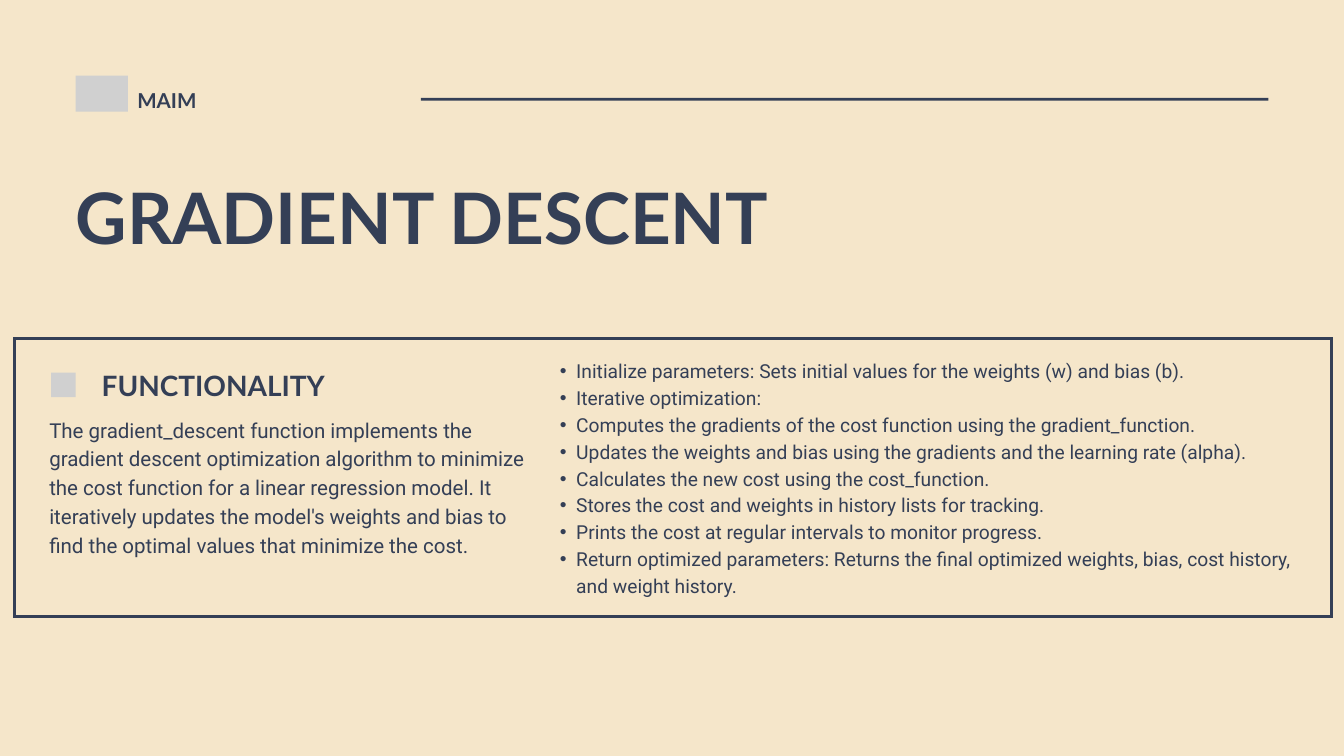
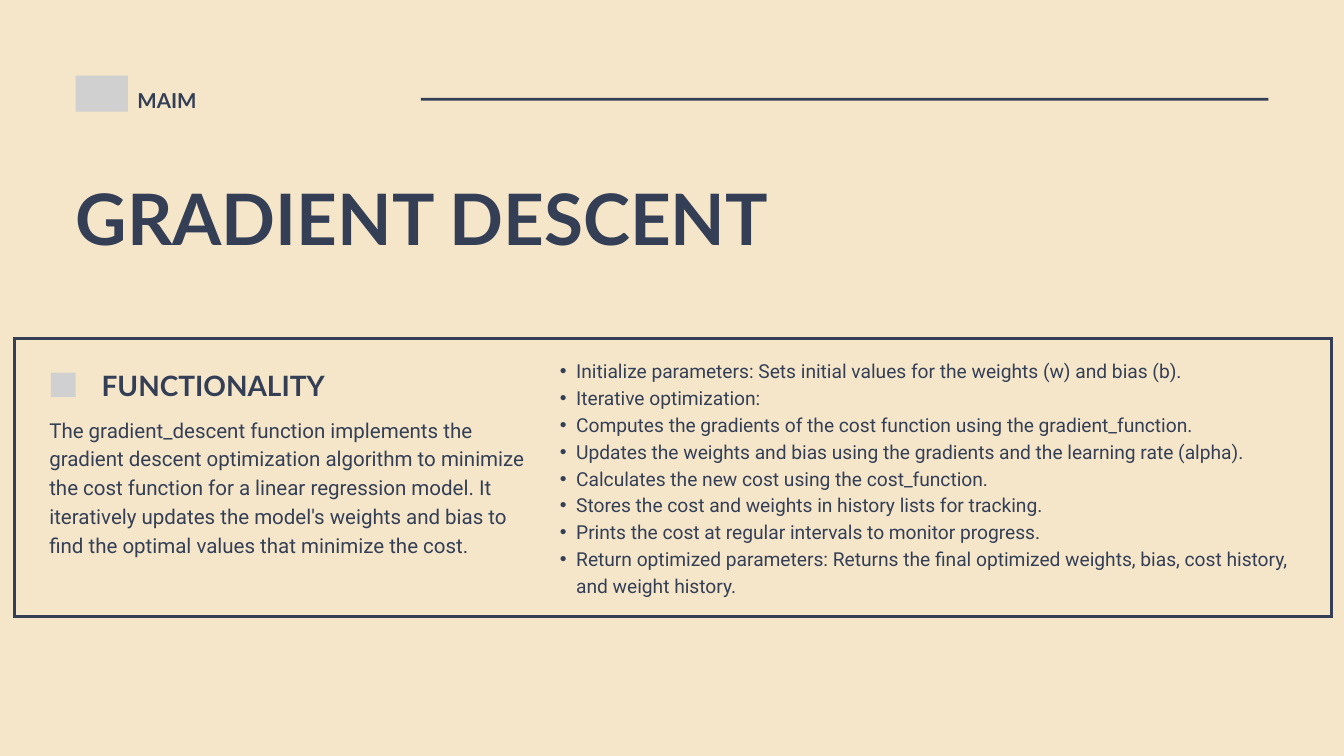
Before and after one commit to mohamed682004/MAIM-final-project, a slide deck: slide 8 of final project presentation.pptx. Drawn at 1344x756 pixels with LibreOffice and Linux fonts; fonts in the diff are those of the drawing; grey boxes stand for pictures. Boxes give left, top, right and bottom in pixels: in the first picture for what was removed or moved away, otherwise in the second. Text is boxed around its words. In the diff, an @@ line names an element or a change of style, - is before the commit and + after.

```diff
--- a/final project presentation.pptx
+++ b/final project presentation.pptx
@@ text "Initialize parameters: Sets initial values ..." at (576,363,1288,597): size 20.6 to 20.5 pt @@
```
Also in this commit, not shown: 24 other slides changed.
